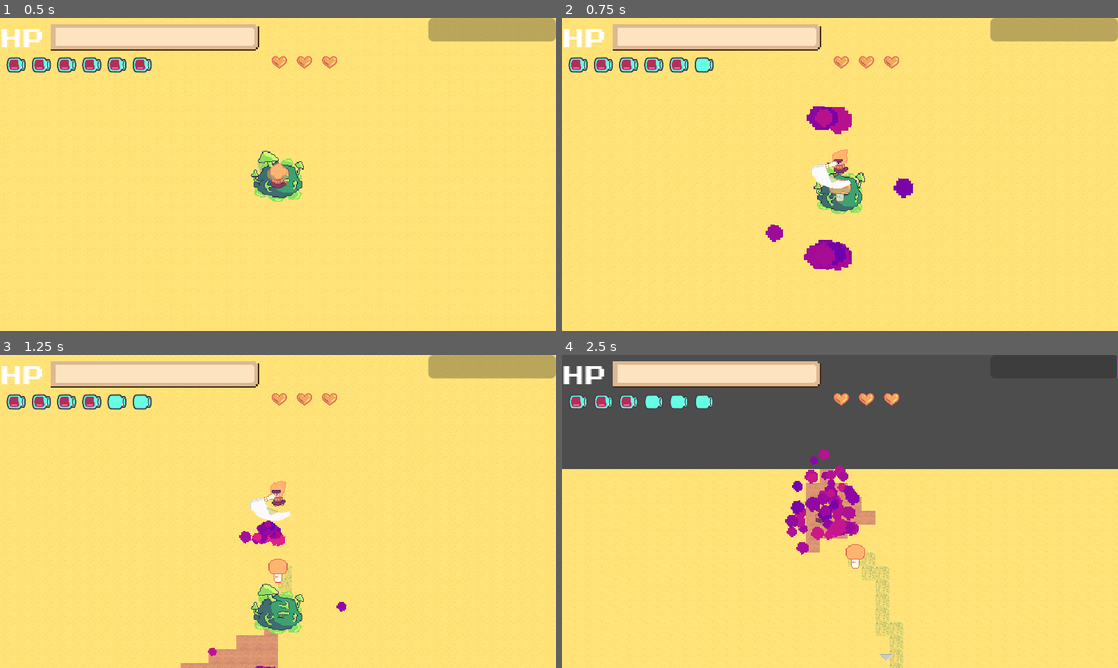
Above: before the commit, frames 1-4 (two rows, left to right).
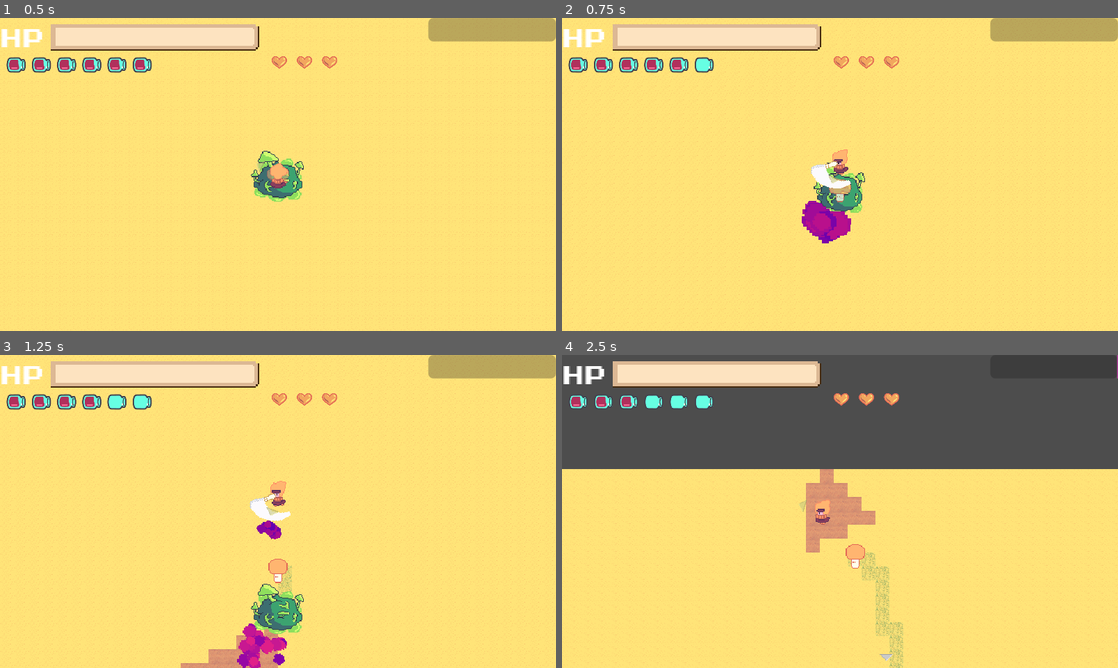
Above: after the commit, the same moments.

Repository: 0megq/PirateJam14
Game: Godot game, scene res://scenes/level_1.tscn
Two runs of this game, one before a commit and one after it. Both use one fixed random seed, a clock stepped at 60 frames per second and the inputs below. This scene is started directly instead of the project's main scene.
Inputs (mouse positions are in pixels of both pictures, inside the frame that each line leads up to):
- Up to frame 1 (0.5 s): no input
- Up to frame 2 (0.75 s): tap Enter (ui_accept) at 0.5 s; move the mouse to (812, 237) at 0.52 s; press the mouse at (812, 237) at 0.53 s; hold W (up) from 0.53 s (still down)
- Up to frame 3 (1.25 s): keep holding W (up); tap Enter (ui_accept) at 0.77 s
- Up to frame 4 (2.5 s): move the mouse to (1006, 558) at 1.27 s; release the mouse at (1006, 558) at 1.28 s; click (1006, 558) at 1.35 s; tap Enter (ui_accept) at 1.52 s; move the mouse to (673, 464) at 2.02 s; release W (up) at 2.03 s; press the mouse at (673, 464) at 2.03 s; hold A (left) from 2.03 s (still down)

Frame 1 is identical in both runs. In frame 2, 2.2% of the frame differs, in the area x 36-64%, y 28-81%; in frame 3, 1.0%; in frame 4, 1.8%.

Commit message:
Fit outpost hitbox to new texture

Diff:
--- a/project/scenes/enemy_outpost.tscn
+++ b/project/scenes/enemy_outpost.tscn
@@ -4,11 +4,26 @@
 [ext_resource type="Texture2D" uid="uid://8v5u6efl6xy" path="res://assets/Fungal Mass.png" id="2_ihdqr"]
 [ext_resource type="PackedScene" uid="uid://dygdx3ytitk4g" path="res://scenes/enemy_health_bar.tscn" id="3_gj1y3"]
 
-[sub_resource type="RectangleShape2D" id="RectangleShape2D_epaar"]
-size = Vector2(128, 128)
+[sub_resource type="CircleShape2D" id="CircleShape2D_312f1"]
+radius = 32.0
 
-[sub_resource type="OccluderPolygon2D" id="OccluderPolygon2D_sql12"]
-polygon = PackedVector2Array(-64, -64, -64, 64, 64, 64, 64, -64)
+[sub_resource type="OccluderPolygon2D" id="OccluderPolygon2D_sah5h"]
+polygon = PackedVector2Array(0, -32, -32, 0, -22, 23, 0, 32, 21, 24, 32, 0)
+
+[sub_resource type="Animation" id="Animation_mvwx7"]
+length = 0.001
+tracks/0/type = "value"
+tracks/0/imported = false
+tracks/0/enabled = true
+tracks/0/path = NodePath("Sprite2D:frame")
+tracks/0/interp = 1
+tracks/0/loop_wrap = true
+tracks/0/keys = {
+"times": PackedFloat32Array(0),
+"transitions": PackedFloat32Array(1),
+"update": 1,
+"values": [0]
+}
 
 [sub_resource type="Animation" id="Animation_hge17"]
 resource_name = "idle"
@@ -25,21 +40,6 @@
 "transitions": PackedFloat32Array(1, 1, 1, 1),
 "update": 1,
 "values": [0, 1, 2, 3]
-}
-
-[sub_resource type="Animation" id="Animation_mvwx7"]
-length = 0.001
-tracks/0/type = "value"
-tracks/0/imported = false
-tracks/0/enabled = true
-tracks/0/path = NodePath("Sprite2D:frame")
-tracks/0/interp = 1
-tracks/0/loop_wrap = true
-tracks/0/keys = {
-"times": PackedFloat32Array(0),
-"transitions": PackedFloat32Array(1),
-"update": 1,
-"values": [0]
 }
 
 [sub_resource type="AnimationLibrary" id="AnimationLibrary_ilhif"]
@@ -65,10 +65,10 @@
 [node name="SpawnTimer" type="Timer" parent="."]
 
 [node name="CollisionShape2D" type="CollisionShape2D" parent="."]
-shape = SubResource("RectangleShape2D_epaar")
+shape = SubResource("CircleShape2D_312f1")
 
 [node name="LightOccluder2D" type="LightOccluder2D" parent="."]
-occluder = SubResource("OccluderPolygon2D_sql12")
+occluder = SubResource("OccluderPolygon2D_sah5h")
 
 [node name="HurtTimer" type="Timer" parent="."]
 wait_time = 0.4
